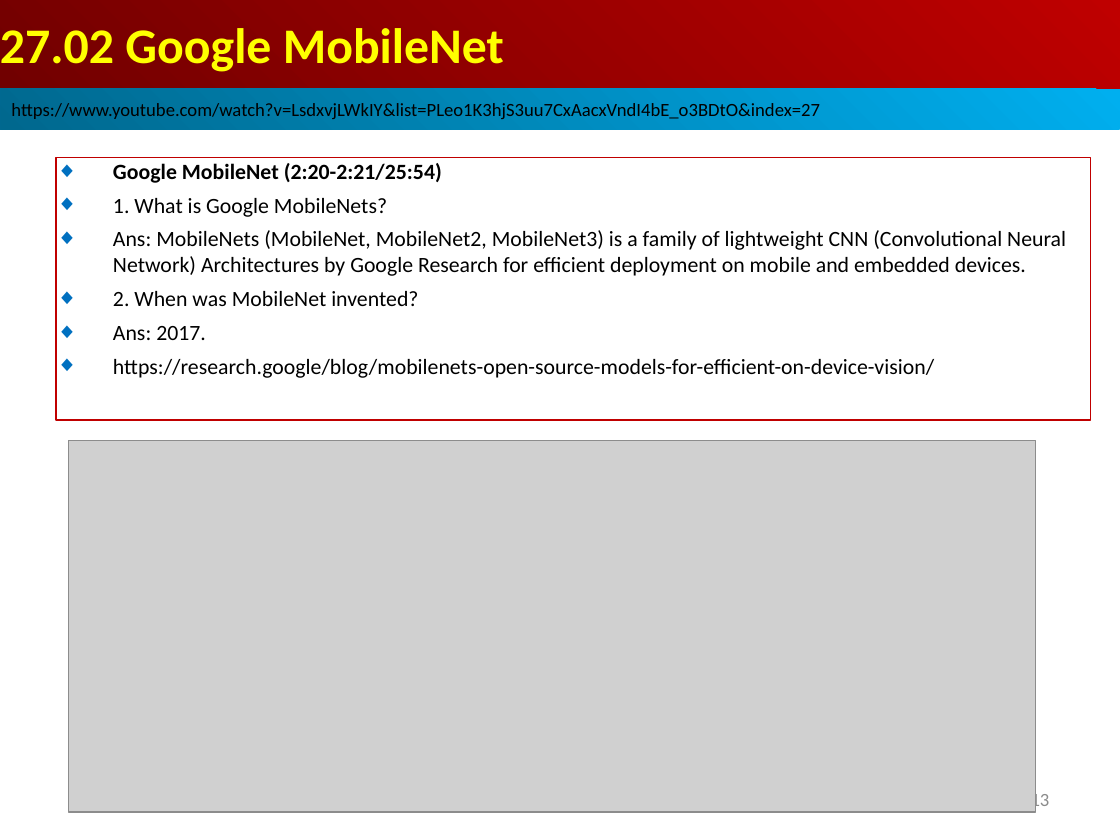
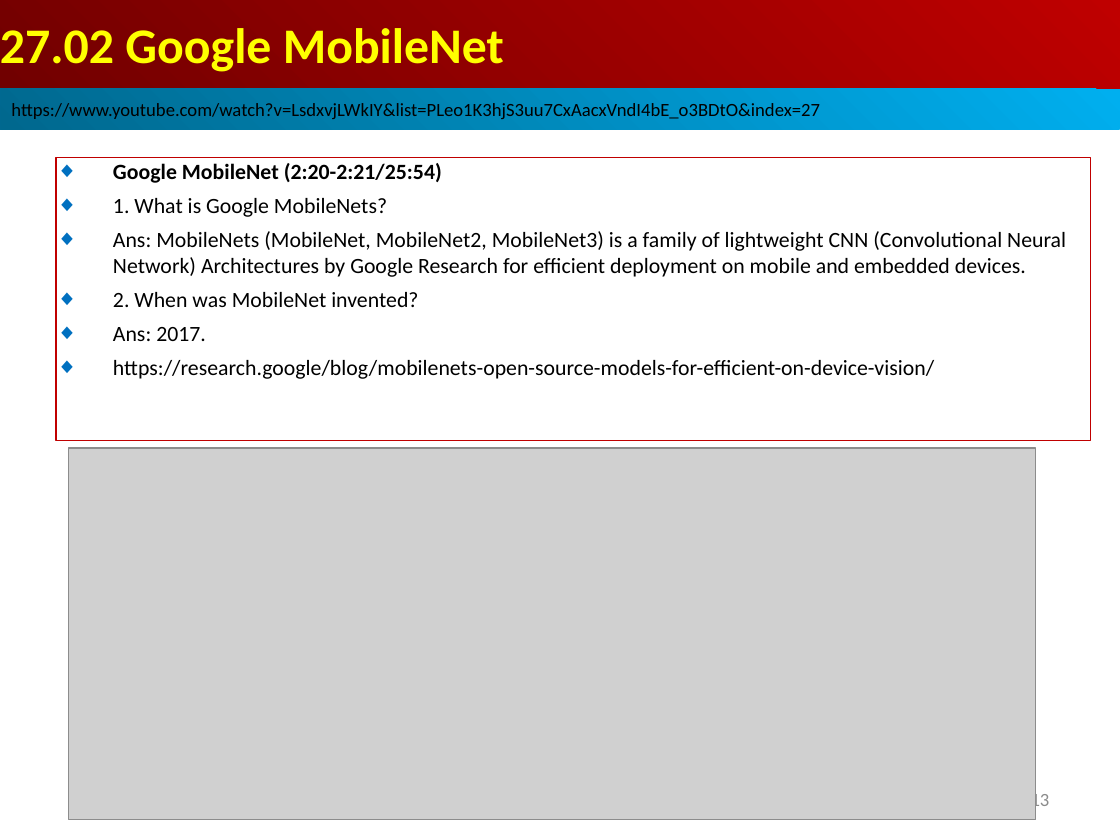
Before and after one commit to peterhchen/AIU_CS512_DL, a slide deck: slide 13 of 000_Lecture_Project/week14/01_Lecture/27.01_04_TL_TF_Hub_Intro.ppt. Drawn at 1120x840 pixels with LibreOffice and Linux fonts; fonts in the diff are those of the drawing; grey boxes stand for pictures. Boxes give left, top, right and bottom in pixels: in the first picture for what was removed or moved away, otherwise in the second. Text is boxed around its words. In the diff, an @@ line names an element or a change of style, - is before the commit and + after.

```diff
--- a/000_Lecture_Project/week14/01_Lecture/27.01_04_TL_TF_Hub_Intro.ppt
+++ b/000_Lecture_Project/week14/01_Lecture/27.01_04_TL_TF_Hub_Intro.ppt
@@ rectangle "Google MobileNet (2:20-2:21/25:54)": place and size @@
-rectangle "Google MobileNet (2:20-2:21/25:54)" at <box>56,158,1091,420</box>
+rectangle "Google MobileNet (2:20-2:21/25:54)" at <box>56,158,1091,440</box>
@@ picture: place and size @@
-picture at <box>68,440,1036,812</box>
+picture at <box>68,448,1036,820</box>
```
Also in this commit, not shown: 6 other slides changed.
